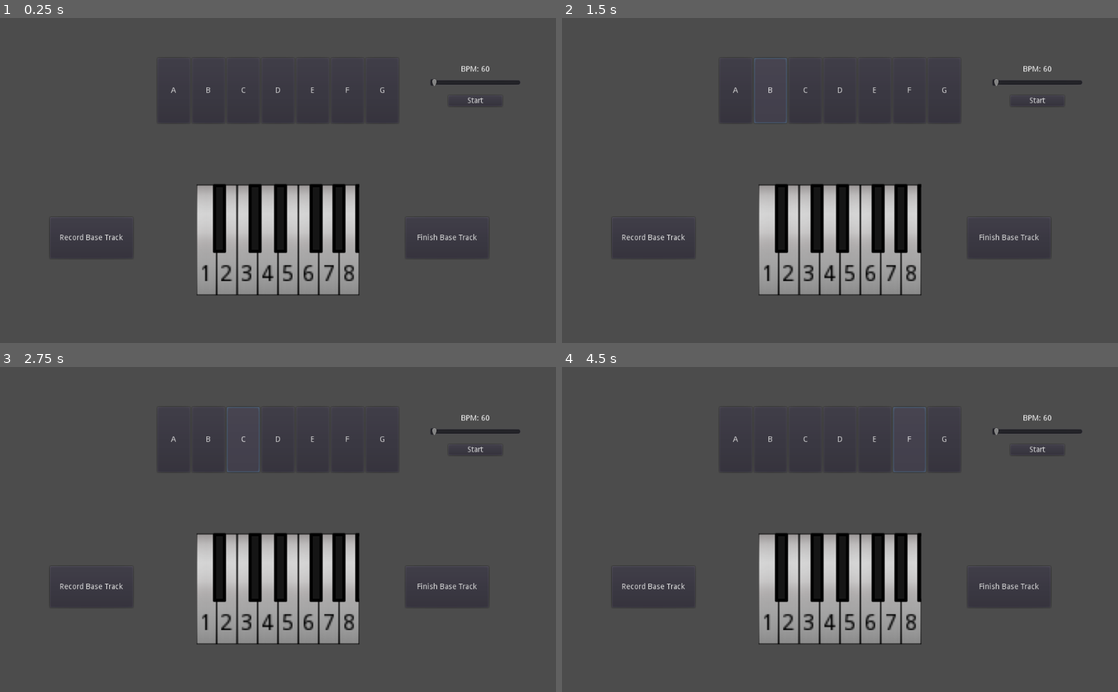
Above: before the commit, frames 1-4 (two rows, left to right).
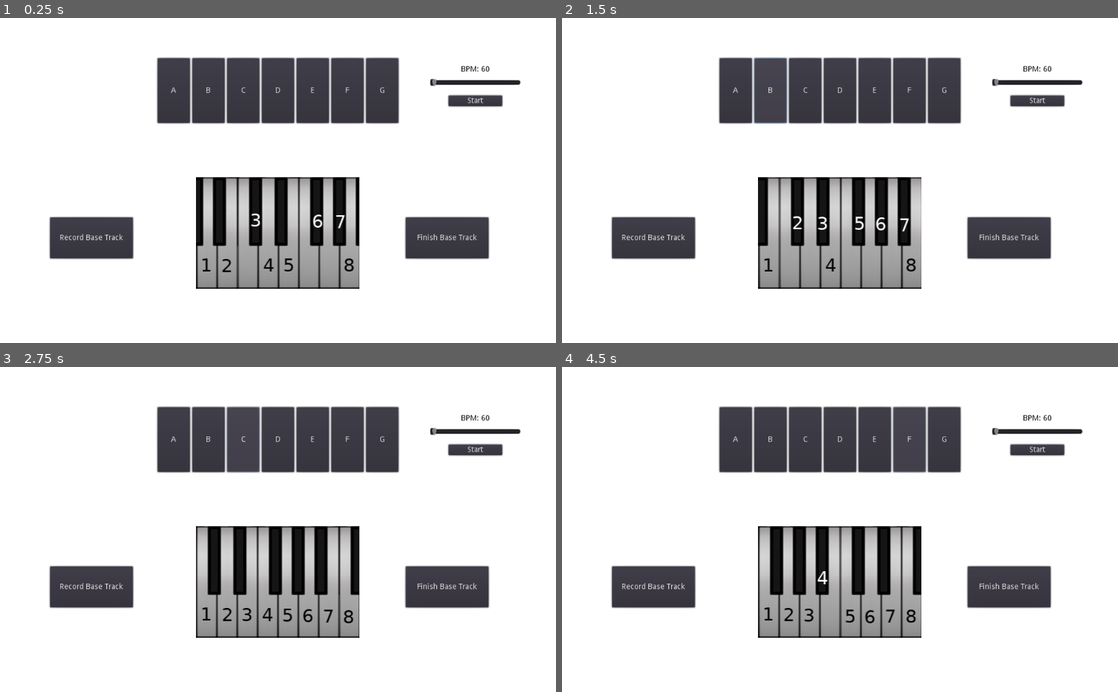
Above: after the commit, the same moments.

Repository: uspgamedev/Blueprint-Blast
Game: Godot game, scene res://music/Piano.tscn
Same seed, same stepped clock (60 frames per second), same inputs: the game is played once before the commit and once after it. This scene is started directly instead of the project's main scene.
Inputs:
- Up to frame 1 (0.25 s): no input
- Up to frame 2 (1.5 s): click "A" at 0.5 s; click "B" at 1.25 s
- Up to frame 3 (2.75 s): click "C" at 2 s
- Up to frame 4 (4.5 s): click "D" at 2.75 s; click "E" at 3.5 s; click "F" at 4.25 s

The runs differ from the first frame. In frame 1, 81% of the frame differs, in the area x 0-100%, y 0-100%; in frame 2, 83%; in frame 3, 83%; in frame 4, 83%.

Commit message:
Update piano images

Diff:
--- a/project/music/Button.gd
+++ b/project/music/Button.gd
@@ -1,4 +1,6 @@
 extends Button
+
+export (Texture) var piano_image
 
 var music_maker
 var id : int
@@ -10,3 +12,4 @@
 func change_offset():
 	music_maker = get_node("../../../").get_current_node_track()
 	music_maker.update_pitch(id - 1)
+	get_node("../../TextureRect").texture = piano_image
--- a/project/music/Piano.tscn
+++ b/project/music/Piano.tscn
@@ -1,13 +1,19 @@
-[gd_scene load_steps=9 format=2]
+[gd_scene load_steps=15 format=2]
 
 [ext_resource path="res://music/Piano.gd" type="Script" id=1]
 [ext_resource path="res://music/Button.gd" type="Script" id=2]
-[ext_resource path="res://assets/Piano.png" type="Texture" id=3]
-[ext_resource path="res://music/RecordButton.gd" type="Script" id=4]
-[ext_resource path="res://music/FinishButton.gd" type="Script" id=5]
-[ext_resource path="res://music/MusicMaker.tscn" type="PackedScene" id=6]
-[ext_resource path="res://music/HSlider.gd" type="Script" id=7]
-[ext_resource path="res://assets/metronome.ogg" type="AudioStream" id=8]
+[ext_resource path="res://assets/A.png" type="Texture" id=3]
+[ext_resource path="res://assets/B.png" type="Texture" id=4]
+[ext_resource path="res://assets/C.png" type="Texture" id=5]
+[ext_resource path="res://assets/D.png" type="Texture" id=6]
+[ext_resource path="res://assets/E.png" type="Texture" id=7]
+[ext_resource path="res://assets/F.png" type="Texture" id=8]
+[ext_resource path="res://assets/G.png" type="Texture" id=9]
+[ext_resource path="res://music/RecordButton.gd" type="Script" id=10]
+[ext_resource path="res://music/FinishButton.gd" type="Script" id=11]
+[ext_resource path="res://music/MusicMaker.tscn" type="PackedScene" id=12]
+[ext_resource path="res://music/HSlider.gd" type="Script" id=13]
+[ext_resource path="res://assets/metronome.ogg" type="AudioStream" id=14]
 
 [node name="Piano" type="Control"]
 anchor_right = 1.0
@@ -26,7 +32,6 @@
 custom_constants/separation = 100
 
 [node name="HBoxContainer" type="HBoxContainer" parent="VBoxContainer"]
-editor/display_folded = true
 margin_right = 444.0
 margin_bottom = 120.0
 
@@ -36,6 +41,7 @@
 rect_min_size = Vector2( 60, 120 )
 text = "A"
 script = ExtResource( 2 )
+piano_image = ExtResource( 3 )
 
 [node name="Button2" type="Button" parent="VBoxContainer/HBoxContainer"]
 margin_left = 64.0
@@ -44,6 +50,7 @@
 rect_min_size = Vector2( 60, 120 )
 text = "B"
 script = ExtResource( 2 )
+piano_image = ExtResource( 4 )
 
 [node name="Button3" type="Button" parent="VBoxContainer/HBoxContainer"]
 margin_left = 128.0
@@ -52,6 +59,7 @@
 rect_min_size = Vector2( 60, 120 )
 text = "C"
 script = ExtResource( 2 )
+piano_image = ExtResource( 5 )
 
 [node name="Button4" type="Button" parent="VBoxContainer/HBoxContainer"]
 margin_left = 192.0
@@ -60,6 +68,7 @@
 rect_min_size = Vector2( 60, 120 )
 text = "D"
 script = ExtResource( 2 )
+piano_image = ExtResource( 6 )
 
 [node name="Button5" type="Button" parent="VBoxContainer/HBoxContainer"]
 margin_left = 256.0
@@ -68,6 +77,7 @@
 rect_min_size = Vector2( 60, 120 )
 text = "E"
 script = ExtResource( 2 )
+piano_image = ExtResource( 7 )
 
 [node name="Button6" type="Button" parent="VBoxContainer/HBoxContainer"]
 margin_left = 320.0
@@ -76,6 +86,7 @@
 rect_min_size = Vector2( 60, 120 )
 text = "F"
 script = ExtResource( 2 )
+piano_image = ExtResource( 8 )
 
 [node name="Button7" type="Button" parent="VBoxContainer/HBoxContainer"]
 margin_left = 384.0
@@ -84,88 +95,16 @@
 rect_min_size = Vector2( 60, 120 )
 text = "G"
 script = ExtResource( 2 )
+piano_image = ExtResource( 9 )
 
 [node name="TextureRect" type="TextureRect" parent="VBoxContainer"]
-editor/display_folded = true
 margin_top = 220.0
 margin_right = 444.0
-margin_bottom = 453.0
+margin_bottom = 426.0
 grow_horizontal = 2
 grow_vertical = 2
 texture = ExtResource( 3 )
 stretch_mode = 4
-
-[node name="Label" type="Label" parent="VBoxContainer/TextureRect"]
-margin_left = 76.1187
-margin_top = 158.522
-margin_right = 84.1187
-margin_bottom = 172.522
-rect_scale = Vector2( 3, 3 )
-custom_colors/font_color = Color( 0, 0, 0, 1 )
-text = "1"
-
-[node name="Label2" type="Label" parent="VBoxContainer/TextureRect"]
-margin_left = 113.934
-margin_top = 158.522
-margin_right = 121.934
-margin_bottom = 172.522
-rect_scale = Vector2( 3, 3 )
-custom_colors/font_color = Color( 0, 0, 0, 1 )
-text = "2"
-
-[node name="Label3" type="Label" parent="VBoxContainer/TextureRect"]
-margin_left = 151.748
-margin_top = 158.522
-margin_right = 159.748
-margin_bottom = 172.522
-rect_scale = Vector2( 3, 3 )
-custom_colors/font_color = Color( 0, 0, 0, 1 )
-text = "3"
-
-[node name="Label4" type="Label" parent="VBoxContainer/TextureRect"]
-margin_left = 190.227
-margin_top = 158.522
-margin_right = 198.227
-margin_bottom = 172.522
-rect_scale = Vector2( 3, 3 )
-custom_colors/font_color = Color( 0, 0, 0, 1 )
-text = "4"
-
-[node name="Label5" type="Label" parent="VBoxContainer/TextureRect"]
-margin_left = 228.042
-margin_top = 158.522
-margin_right = 236.042
-margin_bottom = 172.522
-rect_scale = Vector2( 3, 3 )
-custom_colors/font_color = Color( 0, 0, 0, 1 )
-text = "5"
-
-[node name="Label6" type="Label" parent="VBoxContainer/TextureRect"]
-margin_left = 265.857
-margin_top = 158.522
-margin_right = 273.857
-margin_bottom = 172.522
-rect_scale = Vector2( 3, 3 )
-custom_colors/font_color = Color( 0, 0, 0, 1 )
-text = "6"
-
-[node name="Label7" type="Label" parent="VBoxContainer/TextureRect"]
-margin_left = 303.672
-margin_top = 158.522
-margin_right = 311.672
-margin_bottom = 172.522
-rect_scale = Vector2( 3, 3 )
-custom_colors/font_color = Color( 0, 0, 0, 1 )
-text = "7"
-
-[node name="Label8" type="Label" parent="VBoxContainer/TextureRect"]
-margin_left = 340.823
-margin_top = 158.522
-margin_right = 348.823
-margin_bottom = 172.522
-rect_scale = Vector2( 3, 3 )
-custom_colors/font_color = Color( 0, 0, 0, 1 )
-text = "8"
 
 [node name="RecordButton" type="Button" parent="."]
 margin_left = 91.504
@@ -207,10 +146,11 @@
 margin_top = -31.5482
 margin_right = 26.5
 margin_bottom = -17.5482
+custom_colors/font_color = Color( 0, 0, 0, 1 )
 text = "BPM: 60"
 
 [node name="AudioStreamPlayer" type="AudioStreamPlayer" parent="HSlider"]
-stream = ExtResource( 8 )
+stream = ExtResource( 14 )
 
 [node name="Button" type="Button" parent="HSlider"]
 anchor_left = 0.5
--- a/project/project.godot
+++ b/project/project.godot
@@ -153,4 +153,5 @@
 
 [rendering]
 
+environment/default_clear_color=Color( 1, 1, 1, 1 )
 environment/default_environment="res://default_env.tres"
Binary file added: project/assets/A.png
Not shown, added: project/assets/A.png.import
Binary file added: project/assets/B.png
Not shown, changed: project/assets/B.png.import
Binary file added: project/assets/C.png
Not shown, added: project/assets/C.png.import
Binary file added: project/assets/D.png
Not shown, added: project/assets/D.png.import
Binary file added: project/assets/E.png
Not shown, added: project/assets/E.png.import
Binary file added: project/assets/F.png
Not shown, added: project/assets/F.png.import
(and 4 more such lines)
